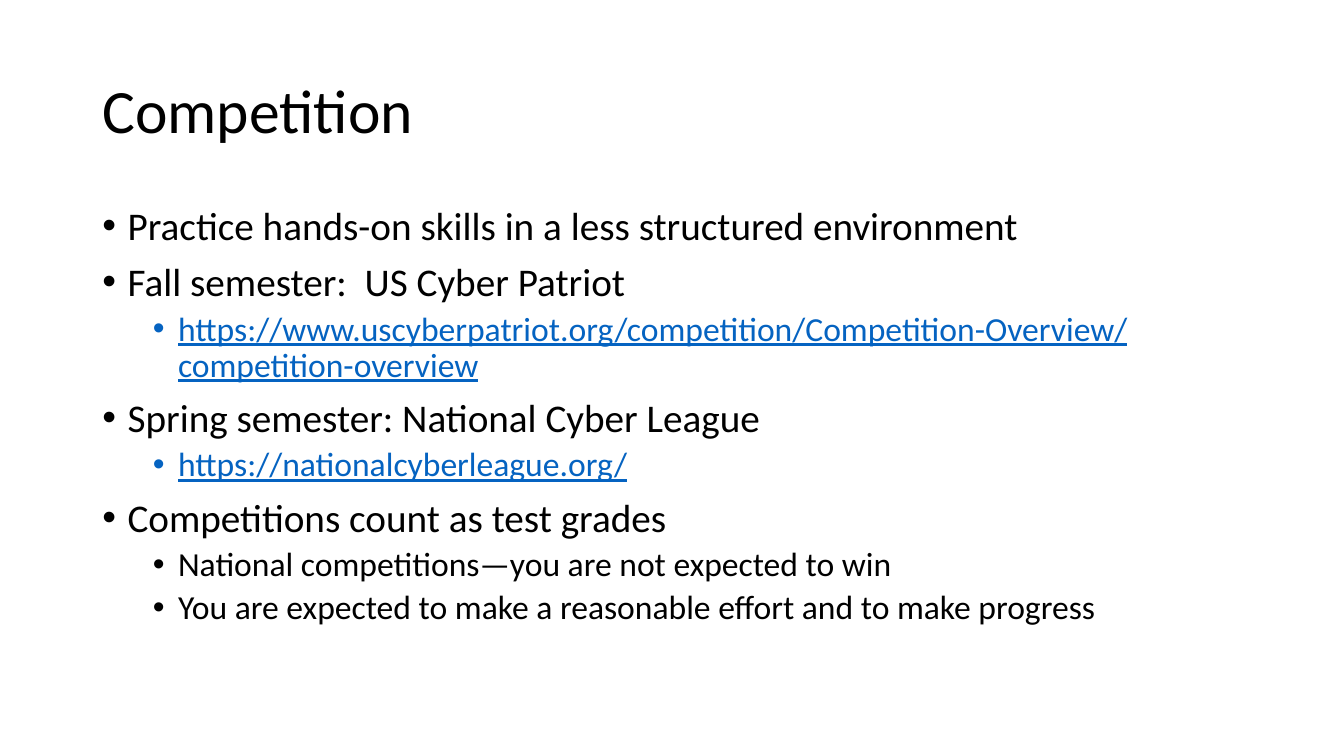
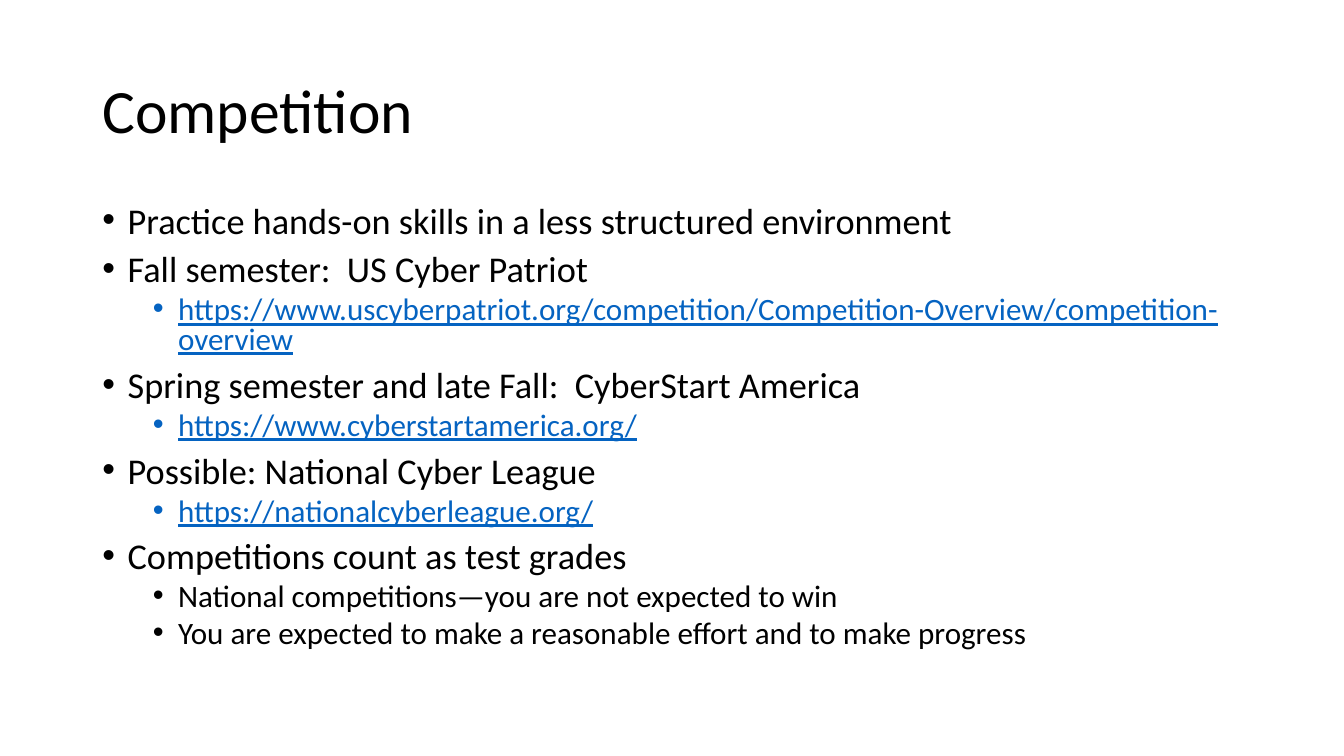
Before and after one commit to john-r2/CyberSec-Modules, a slide deck: slide 5 of 1.Intro_Ethics/CourseIntro.pptx. Drawn at 1344x756 pixels with LibreOffice and Linux fonts; fonts in the diff are those of the drawing. Boxes give left, top, right and bottom in pixels: in the first picture for what was removed or moved away, otherwise in the second. Text is boxed around its words. In the diff, an @@ line names an element or a change of style, - is before the commit and + after.

```diff
--- a/1.Intro_Ethics/CourseIntro.pptx
+++ b/1.Intro_Ethics/CourseIntro.pptx
@@ text at [128, 208, 1217, 650]: size 28 to 25.9 pt in "Practice hands-on skills in a less structured ...", "Fall semester: US Cyber Patriot", "Competitions count as test grades"; size 24 to 22.2 pt in "https://www.uscyberpatriot.org/competition/Competition-Overv ...", "https://nationalcyberleague.org/", "National competitions—you are not expected to win", "You are expected to make a reasonable ..."; line spacing 0.9 to 0.8 @@
@@ text at [128, 372, 860, 491]: text changed; size 28 to 25.9 pt @@
-• Spring semester: National Cyber League
+• Spring semester and late Fall: CyberStart America
+  • https://www.cyberstartamerica.org/
+• Possible: National Cyber League
```
Also in this commit, not shown: 2 other slides changed, 15 other files.
